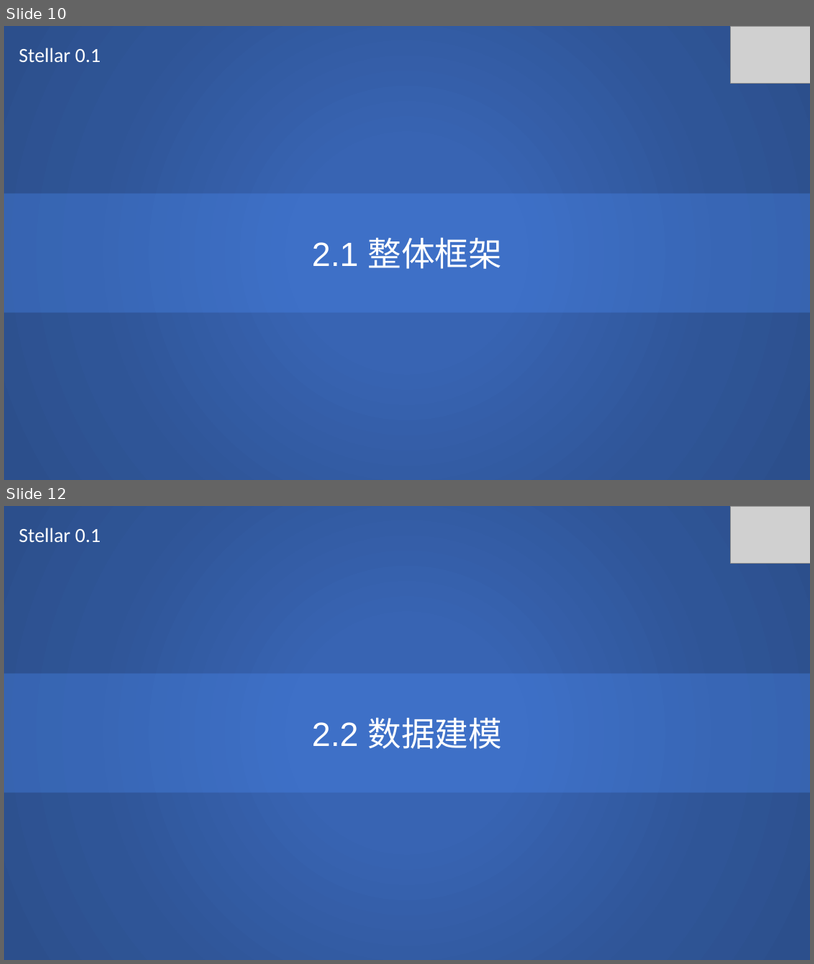
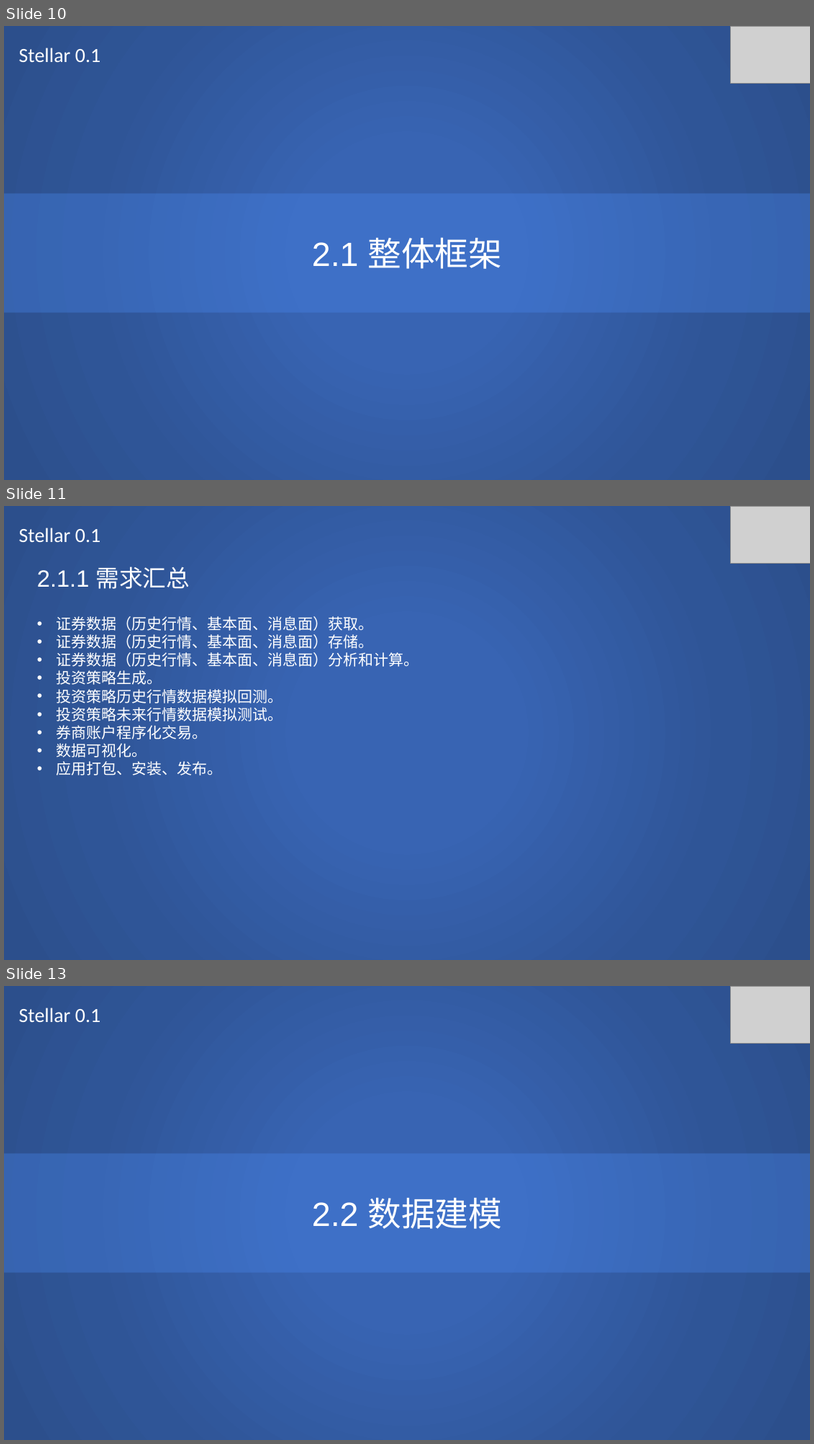
Before and after one commit to SCITLAS/Stellar, a slide deck: Stellar_0.1/documents/design/design.pptx. Shown one above the other, each under a label of ours: slides 10 and 12 before the commit, slides 10, 11 and 13 after it; the slides between them are not shown. The pictures are 814x964 and 814x1444 pixels, drawn with LibreOffice and Linux fonts; fonts in the diff are those of the drawing; grey boxes stand for pictures. Boxes give left, top, right and bottom in pixels: in the first picture for what was removed or moved away, otherwise in the second. Text is boxed around its words. In the diff, an @@ line names an element or a change of style, - is before the commit and + after.

```diff
--- a/Stellar_0.1/documents/design/design.pptx
+++ b/Stellar_0.1/documents/design/design.pptx
@@ slide 11 added at (4,506,810,960), background #FFFFFF @@
@@ rectangle added at (4,506,810,960), fill gradient #3864B3 to #2F5597 to #2C4F8C @@
@@ picture added at (730,506,810,563) @@
@@ text added at (19,528,100,542), 24 pt, text #FFFFFF @@
+Stellar 0.1
@@ text added at (37,566,190,589), 28 pt, text #FFFFFF @@
+2.1.1 需求汇总
@@ text added at (56,616,419,775), 18 pt, text #FFFFFF @@
+• 证券数据（历史行情、基本面、消息面）获取。
+• 证券数据（历史行情、基本面、消息面）存储。
+• 证券数据（历史行情、基本面、消息面）分析和计算。
+• 投资策略生成。
+• 投资策略历史行情数据模拟回测。
+• 投资策略未来行情数据模拟测试。
+• 券商账户程序化交易。
+• 数据可视化。
+• 应用打包、安装、发布。
@@ what was slide 12 is now slide 13 @@
```
Also in this commit, not shown: 7 slides changed, 1 other file.
